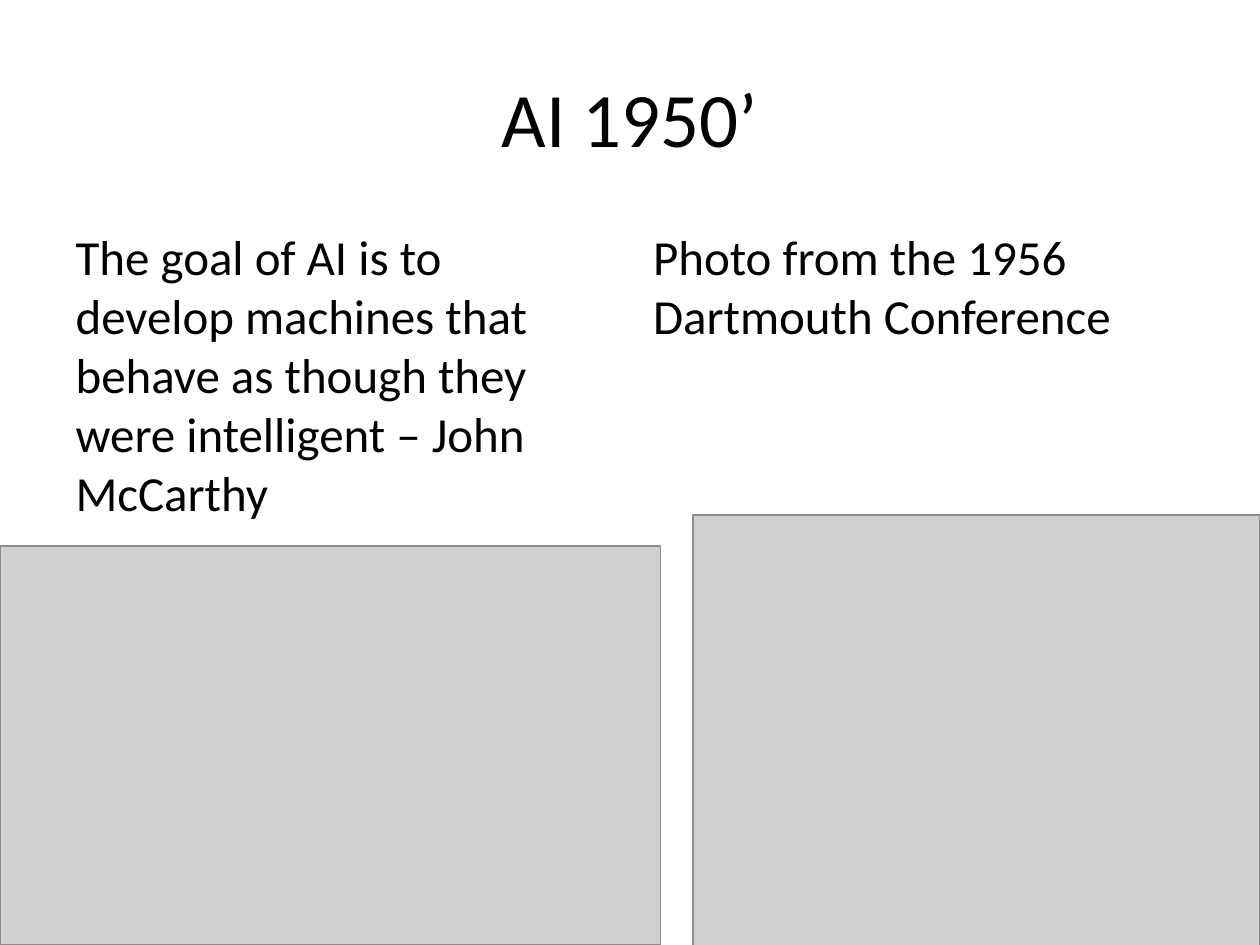
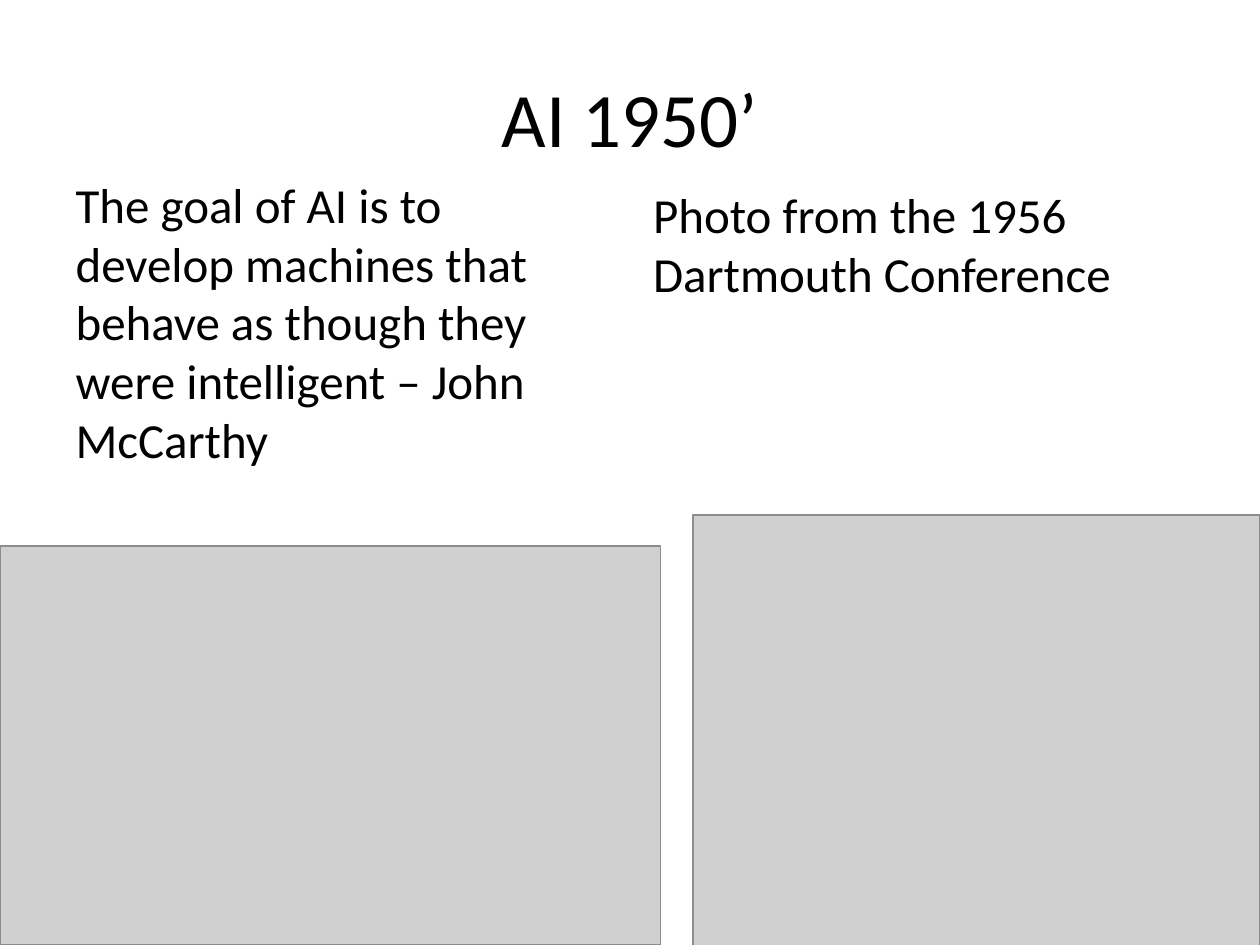
Before and after one commit to skyap/Intro-AI-Robotics, a slide deck: slide 5 of slides/10.AI and Robotics.pptx. Drawn at 1260x945 pixels with LibreOffice and Linux fonts; fonts in the diff are those of the drawing; grey boxes stand for pictures. Boxes give left, top, right and bottom in pixels: in the first picture for what was removed or moved away, otherwise in the second. Text is boxed around its words. In the diff, an @@ line names an element or a change of style, - is before the commit and + after.

```diff
--- a/slides/10.AI and Robotics.pptx
+++ b/slides/10.AI and Robotics.pptx
@@ text "The goal of AI is ..." moved from (x1=76, y1=241, x2=526, y2=519) to (x1=76, y1=189, x2=526, y2=466) @@
@@ text "Photo from the 1956 Dartmouth ..." moved from (x1=653, y1=241, x2=1111, y2=335) to (x1=653, y1=199, x2=1111, y2=293) @@
```
Also in this commit, not shown: 8 other files.
